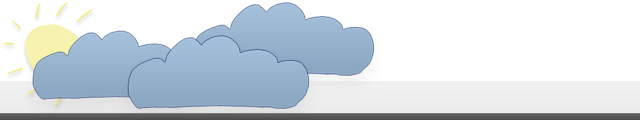
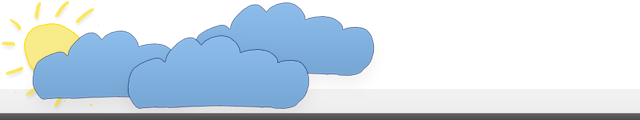
Before/after of a 640×120 layered artwork. What changed in the layer stack:
painted on "Rain copy 3" over 127, 35, 310, 110
painted on "Rain copy 4" over 192, 3, 374, 77
painted on "Rain" over 32, 30, 204, 101
painted on "Sun" over 1, 0, 107, 107
